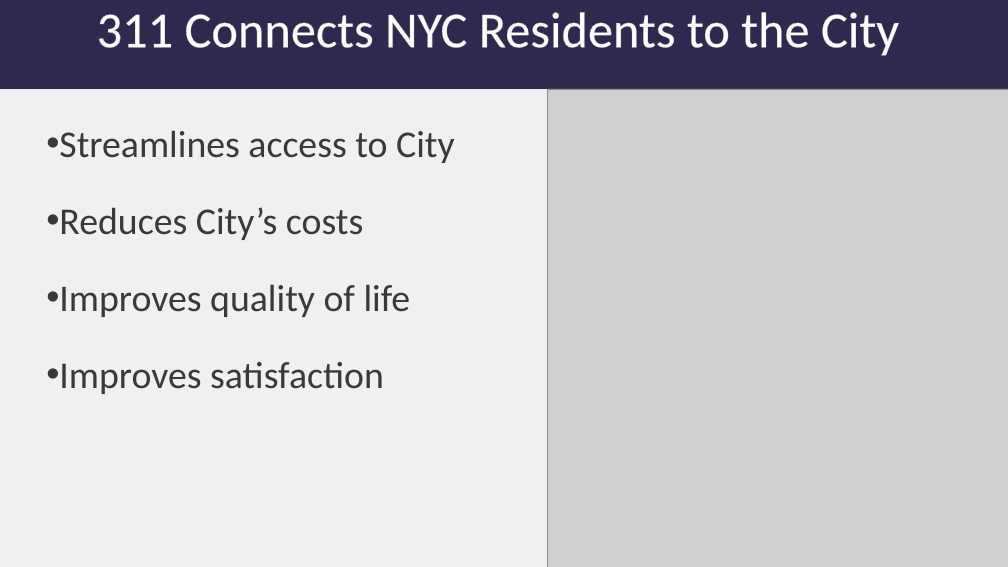
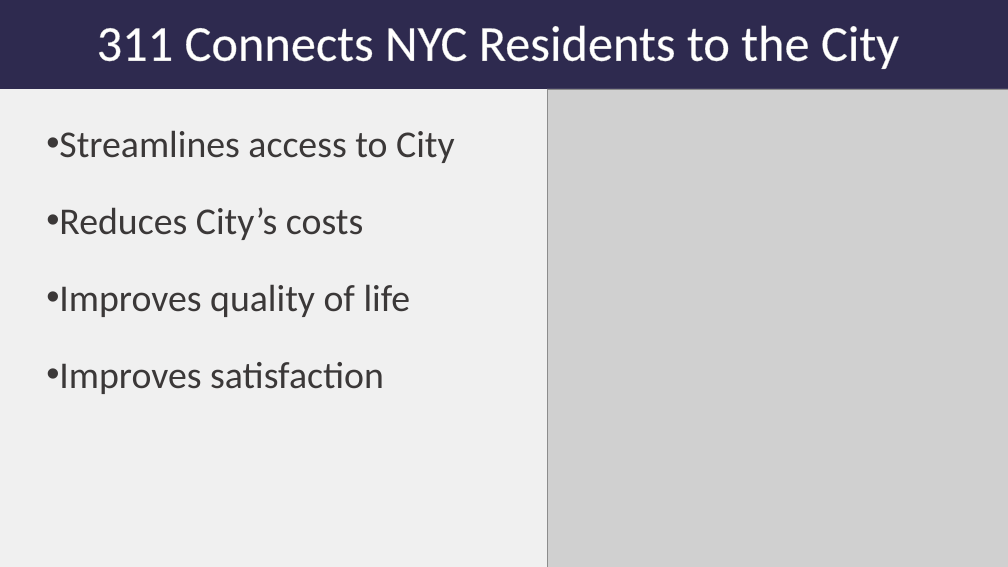
Before and after one commit to rjlatail/NYC_311_Forecasting, a slide deck: slide 2 of Forecasting 311.pptx. Drawn at 1008x567 pixels with LibreOffice and Linux fonts; fonts in the diff are those of the drawing; grey boxes stand for pictures. Boxes give left, top, right and bottom in pixels: in the first picture for what was removed or moved away, otherwise in the second. Text is boxed around its words. In the diff, an @@ line names an element or a change of style, - is before the commit and + after.

```diff
--- a/Forecasting 311.pptx
+++ b/Forecasting 311.pptx
@@ title "311 Connects NYC Residents to ..." at bbox=[0, 0, 1008, 89]: vertical alignment top to middle @@
```
Also in this commit, not shown: 3 other slides changed, 6 slides added, 8 slides removed.
